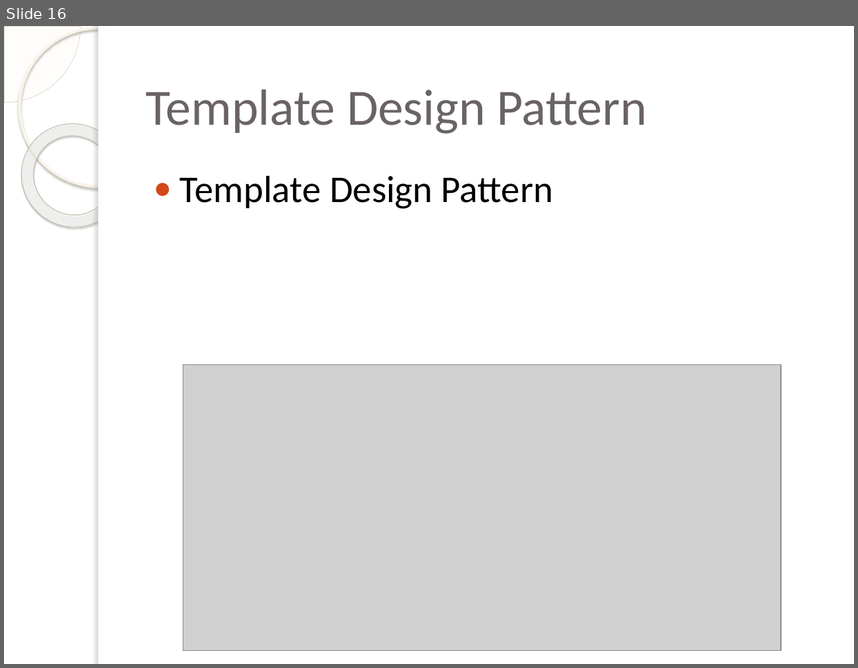
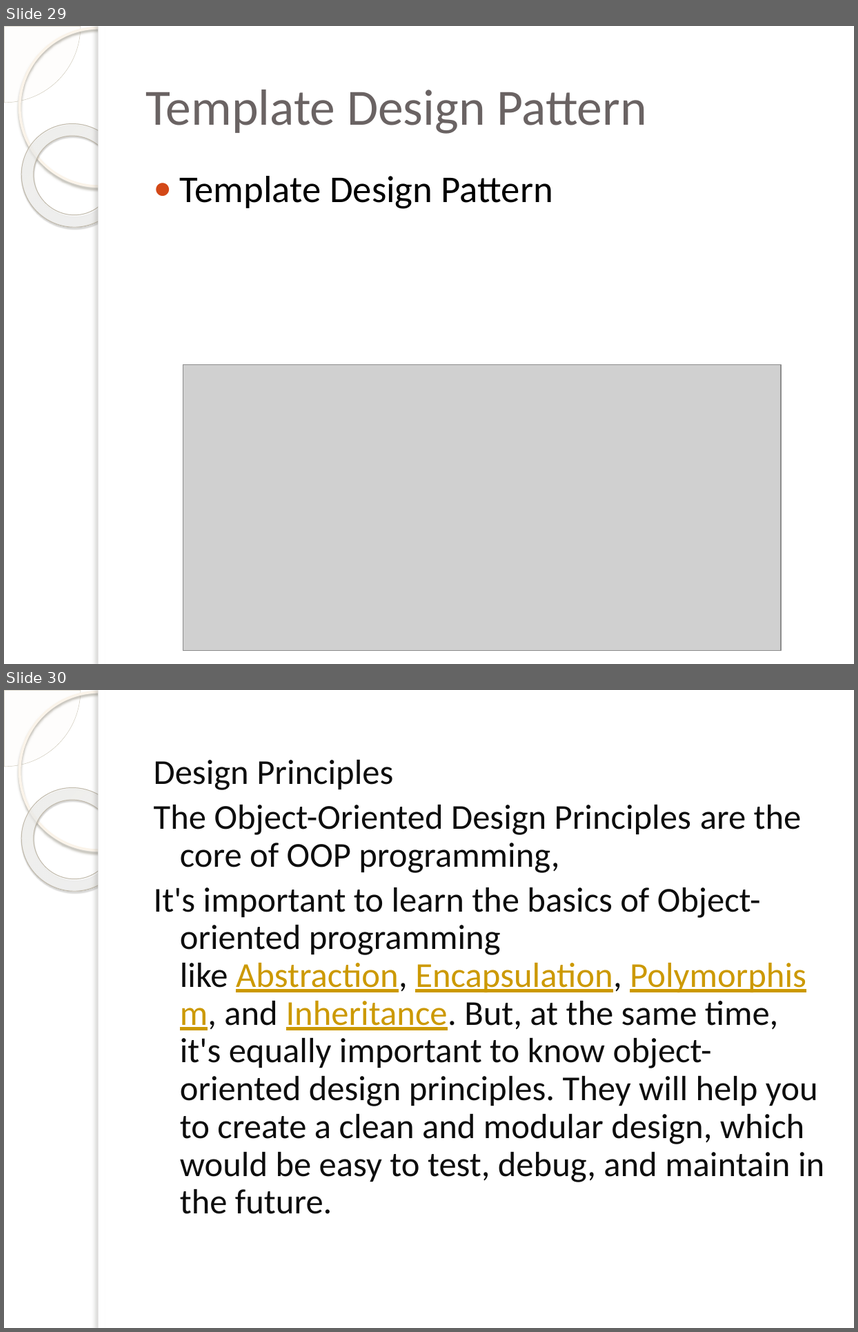
Before and after one commit to pratyusbharimalla/designpattern, a slide deck: design pattern.pptx. Shown one above the other, each under a label of ours: slide 16 before the commit, slides 29 and 30 after it. The pictures are 858x668 and 858x1332 pixels, drawn with LibreOffice and Linux fonts; fonts in the diff are those of the drawing; grey boxes stand for pictures; background and template pictures are left out. Boxes give left, top, right and bottom in pixels: in the first picture for what was removed or moved away, otherwise in the second. Text is boxed around its words. In the diff, an @@ line names an element or a change of style, - is before the commit and + after.

Commit message:
design pattern update

```diff
--- a/design pattern.pptx
+++ b/design pattern.pptx
@@ slide 30 added at [4, 690, 854, 1328], background picture (left out); not listed: 5 template elements that a slide beside it also shows @@
@@ text added at [154, 760, 824, 1214], 29.6 pt, text #0D0D0D @@
+Design Principles
+The Object-Oriented Design Principles are the core of OOP programming,
+It's important to learn the basics of Object-oriented programming like Abstraction, Encapsulation, Polymorphism, and Inheritance. But, at the same time, it's equally important to know object-oriented design principles. They will help you to create a clean and modular design, which would be easy to test, debug, and maintain in the future.
@@ what was slide 16 is now slide 29 @@
```
Also in this commit, not shown: 4 slides changed, 11 other slides added, 1 slide removed.
